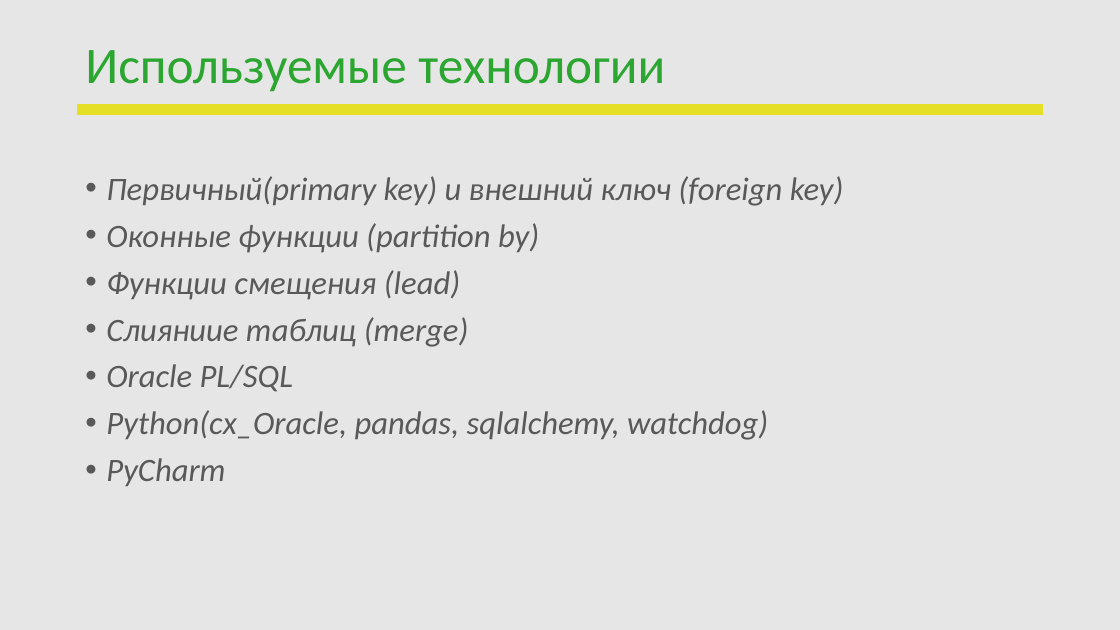
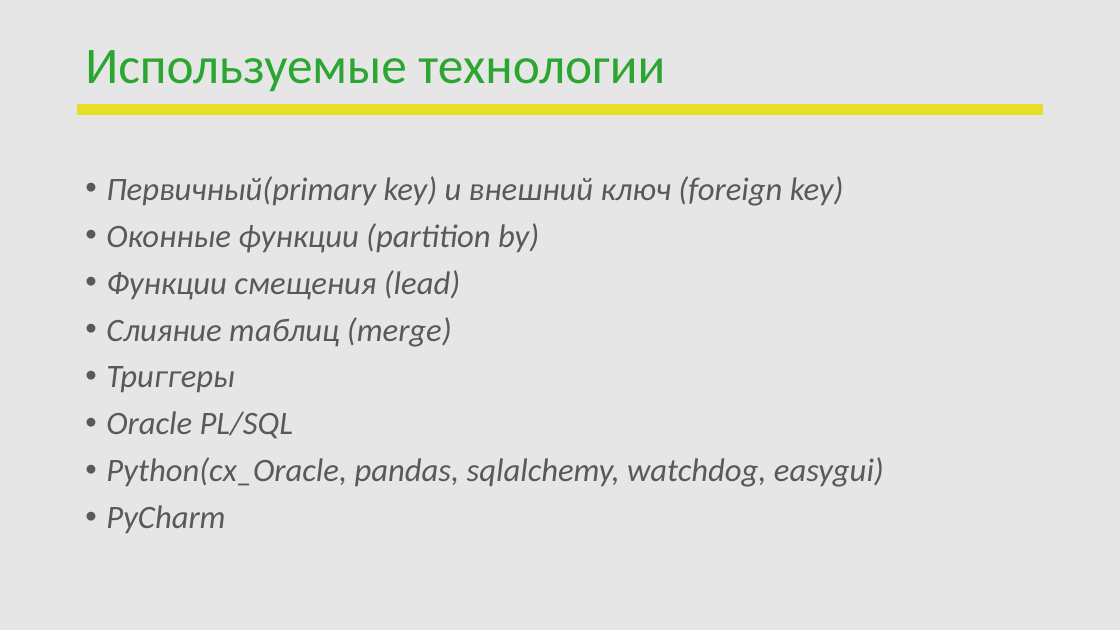
Before and after one commit to DEdKorolev/dataEngineer, a slide deck: slide 6 of DE.pptx. Drawn at 1120x630 pixels with LibreOffice and Linux fonts; fonts in the diff are those of the drawing; background and template pictures are left out. Boxes give left, top, right and bottom in pixels: in the first picture for what was removed or moved away, otherwise in the second. Text is boxed around its words. In the diff, an @@ line names an element or a change of style, - is before the commit and + after.

```diff
--- a/DE.pptx
+++ b/DE.pptx
@@ text at (106,317,452,392): text changed @@
-• Слияниие таблиц (merge)
+• Слияние таблиц (merge)
+• Триггеры
@@ text at (106,457,884,487): text changed @@
-• Python(cx_Oracle, pandas, sqlalchemy, watchdog)
+• Python(cx_Oracle, pandas, sqlalchemy, watchdog, easygui)
```
Also in this commit, not shown: 18 other files.
